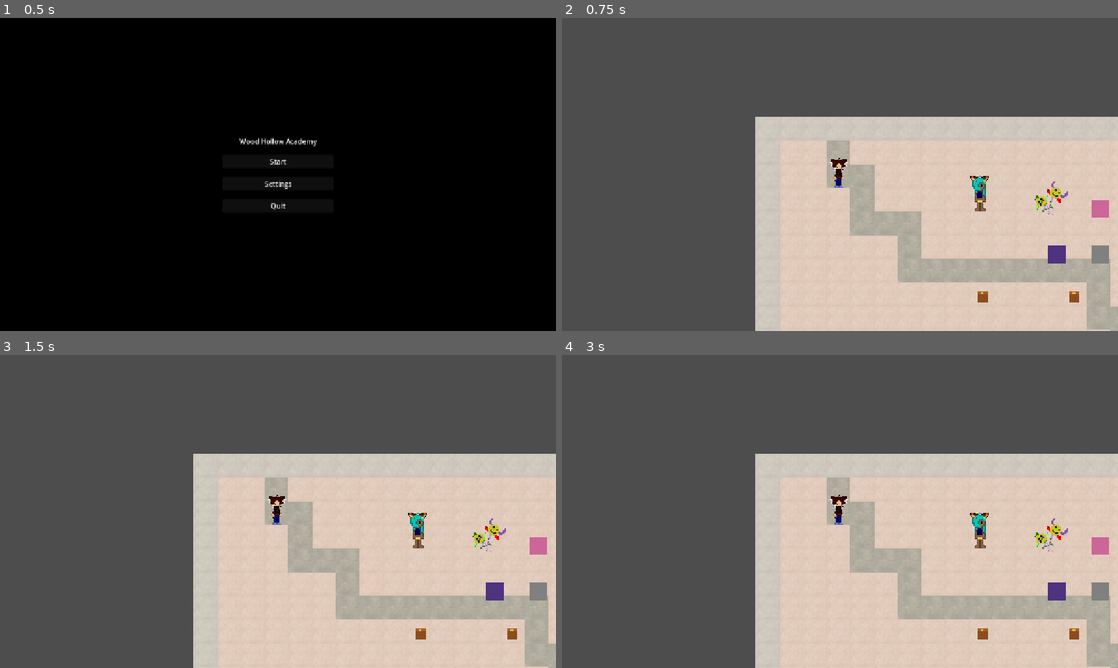
Above: before the commit, frames 1-4 (two rows, left to right).
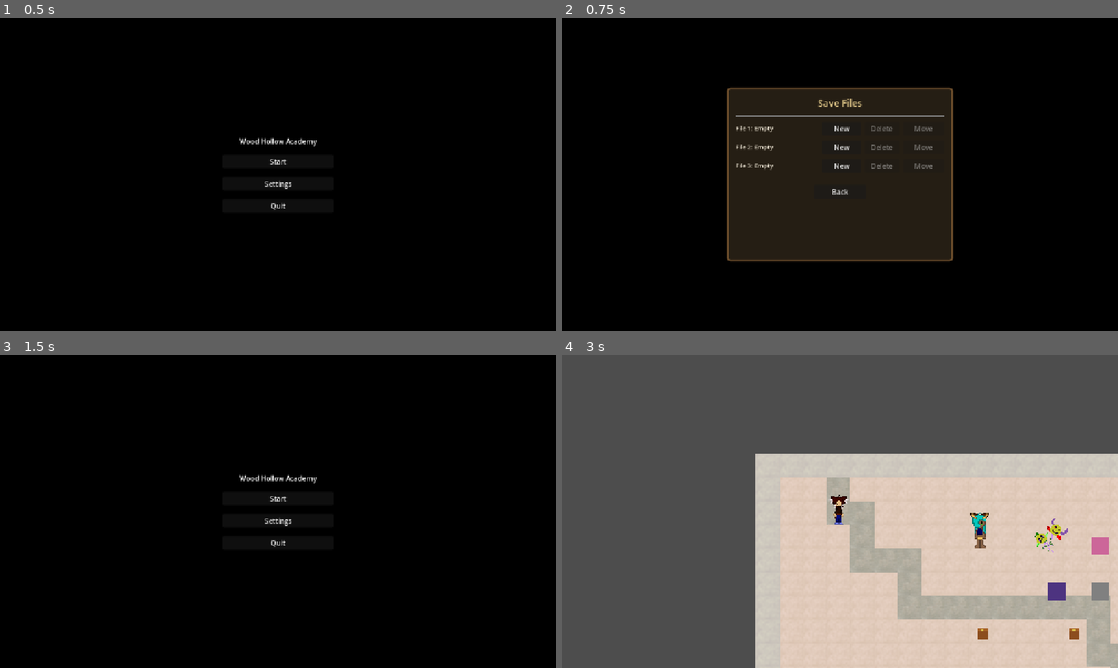
Above: after the commit, the same moments.

Repository: ki-krpto/Wood-Hollow-Academy
Game: Godot game, scene res://root.tscn
The game is run twice, just before and just after one commit, with the same random seed, the same clock (stepped at 60 frames per second) and the same inputs.
Inputs (mouse positions are in pixels of both pictures, inside the frame that each line leads up to):
- Up to frame 1 (0.5 s): no input
- Up to frame 2 (0.75 s): click "Start" at 0.5 s
- Up to frame 3 (1.5 s): click (278, 530) at 1.25 s, where only the run after the commit has a clickable "Back"
- Up to frame 4 (3 s): click (840, 498) at 2 s, where only the run after the commit has a clickable "Start"; click (840, 464) at 2.75 s, where only the run after the commit has a clickable "New"

Frame 1 is identical in both runs. In frame 2, 100% of the frame differs, in the area x 0-100%, y 0-100%; in frame 3, 100%; in frame 4, nothing differs.

Commit message:
save file

Diff:
--- a/assets/global/game_manager.gd
+++ b/assets/global/game_manager.gd
@@ -1,4 +1,6 @@
 extends Node
+
+const SAVE_SLOT_COUNT := 3
 
 var player_data: Dictionary = {}
 var attacks_data: Dictionary = {}
@@ -8,6 +10,8 @@
 var defeated_enemies: Array[String] = []
 var inventory: Array[Dictionary] = []
 var overworld_position: Vector2 = Vector2.ZERO
+var active_save_slot: int = -1
+var _default_player_data: Dictionary = {}
 
 signal inventory_changed
 signal dialogue_started(lines: Array[String])
@@ -15,8 +19,13 @@
 
 func _ready():
 	load_all_data()
+	_default_player_data = player_data.duplicate(true)
 
 func load_all_data():
+	player_data.clear()
+	attacks_data.clear()
+	enemies_data.clear()
+	items_data.clear()
 	load_json("res://assets/jason/player.json", player_data)
 	load_json("res://assets/jason/attacks.json", attacks_data)
 	load_json("res://assets/jason/enemies.json", enemies_data)
@@ -35,9 +44,7 @@
 	return {}
 
 func save_player_data():
-	var file = FileAccess.open("res://assets/jason/player.json", FileAccess.WRITE)
-	if file:
-		file.store_string(JSON.new().stringify(player_data, "\t"))
+	save_current_slot()
 
 func heal_player(amount: int):
 	player_data["hp"] = min(player_data["hp"] + amount, player_data["max_hp"])
@@ -81,6 +88,7 @@
 	var player := get_tree().get_first_node_in_group("player") as Node2D
 	if player:
 		overworld_position = player.position
+	save_current_slot()
 	change_scene("res://battle/battle.tscn")
 
 func change_scene(path: String) -> void:
@@ -99,9 +107,11 @@
 		if entry.get("name") == item_name:
 			entry["count"] = entry.get("count", 1) + 1
 			inventory_changed.emit()
+			save_current_slot()
 			return true
 	inventory.append({"name": item_name, "count": 1})
 	inventory_changed.emit()
+	save_current_slot()
 	return true
 
 func use_item(item_name: String) -> bool:
@@ -114,6 +124,7 @@
 				if inventory[i]["count"] <= 0:
 					inventory.remove_at(i)
 				inventory_changed.emit()
+				save_current_slot()
 			return success
 	return false
 
@@ -150,3 +161,178 @@
 
 func end_dialogue():
 	dialogue_finished.emit()
+
+func get_save_slot_path(slot: int) -> String:
+	return "user://save_slot_%d.json" % (slot + 1)
+
+func has_save_slot(slot: int) -> bool:
+	if slot < 0 or slot >= SAVE_SLOT_COUNT:
+		return false
+	return FileAccess.file_exists(get_save_slot_path(slot))
+
+func get_save_slot_summary(slot: int) -> Dictionary:
+	var result := {
+		"exists": false,
+		"name": "---",
+		"level": 0,
+		"gold": 0
+	}
+	if not has_save_slot(slot):
+		return result
+
+	var file = FileAccess.open(get_save_slot_path(slot), FileAccess.READ)
+	if file == null:
+		return result
+	var json = JSON.new()
+	var err = json.parse(file.get_as_text())
+	if err != OK or typeof(json.data) != TYPE_DICTIONARY:
+		return result
+
+	var save_data: Dictionary = json.data
+	var saved_player: Dictionary = save_data.get("player_data", {})
+	result["exists"] = true
+	result["name"] = str(saved_player.get("name", "Hero"))
+	result["level"] = int(saved_player.get("level", 1))
+	result["gold"] = int(saved_player.get("gold", 0))
+	return result
+
+func create_new_save(slot: int) -> bool:
+	if slot < 0 or slot >= SAVE_SLOT_COUNT:
+		return false
+	player_data = _default_player_data.duplicate(true)
+	current_enemy = ""
+	defeated_enemies.clear()
+	inventory.clear()
+	overworld_position = Vector2.ZERO
+	active_save_slot = slot
+	inventory_changed.emit()
+	return save_current_slot()
+
+func load_save_slot(slot: int) -> bool:
+	if slot < 0 or slot >= SAVE_SLOT_COUNT:
+		return false
+	var file = FileAccess.open(get_save_slot_path(slot), FileAccess.READ)
+	if file == null:
+		return false
+	var json = JSON.new()
+	var err = json.parse(file.get_as_text())
+	if err != OK or typeof(json.data) != TYPE_DICTIONARY:
+		return false
+
+	var save_data: Dictionary = json.data
+	_apply_save_data(save_data)
+	active_save_slot = slot
+	inventory_changed.emit()
+	return true
+
+func delete_save_slot(slot: int) -> bool:
+	if slot < 0 or slot >= SAVE_SLOT_COUNT:
+		return false
+	if not has_save_slot(slot):
+		return true
+	var dir = DirAccess.open("user://")
+	if dir == null:
+		return false
+	var err = dir.remove(get_save_slot_path(slot).get_file())
+	if err != OK:
+		return false
+	if active_save_slot == slot:
+		active_save_slot = -1
+	return true
+
+func move_save_slot(from_slot: int, to_slot: int) -> bool:
+	if from_slot == to_slot:
+		return true
+	if from_slot < 0 or from_slot >= SAVE_SLOT_COUNT:
+		return false
+	if to_slot < 0 or to_slot >= SAVE_SLOT_COUNT:
+		return false
+	if not has_save_slot(from_slot):
+		return false
+
+	var source_data = _read_save_file(from_slot)
+	if source_data.is_empty():
+		return false
+	var target_exists = has_save_slot(to_slot)
+	var target_data := {}
+	if target_exists:
+		target_data = _read_save_file(to_slot)
+		if target_data.is_empty():
+			return false
+
+	if not _write_save_file(to_slot, source_data):
+		return false
+
+	if target_exists:
+		if not _write_save_file(from_slot, target_data):
+			return false
+	else:
+		if not delete_save_slot(from_slot):
+			return false
+
+	if active_save_slot == from_slot:
+		active_save_slot = to_slot
+	elif active_save_slot == to_slot and target_exists:
+		active_save_slot = from_slot
+	return true
+
+func save_current_slot() -> bool:
+	if active_save_slot < 0 or active_save_slot >= SAVE_SLOT_COUNT:
+		return false
+	var save_data := {
+		"player_data": player_data,
+		"inventory": inventory,
+		"defeated_enemies": defeated_enemies,
+		"overworld_position": {
+			"x": overworld_position.x,
+			"y": overworld_position.y
+		}
+	}
+	return _write_save_file(active_save_slot, save_data)
+
+func _read_save_file(slot: int) -> Dictionary:
+	var file = FileAccess.open(get_save_slot_path(slot), FileAccess.READ)
+	if file == null:
+		return {}
+	var json = JSON.new()
+	var err = json.parse(file.get_as_text())
+	if err != OK or typeof(json.data) != TYPE_DICTIONARY:
+		return {}
+	return json.data
+
+func _write_save_file(slot: int, save_data: Dictionary) -> bool:
+	var file = FileAccess.open(get_save_slot_path(slot), FileAccess.WRITE)
+	if file == null:
+		return false
+	file.store_string(JSON.stringify(save_data, "\t"))
+	return true
+
+func _apply_save_data(save_data: Dictionary) -> void:
+	var saved_player = save_data.get("player_data", {})
+	if typeof(saved_player) == TYPE_DICTIONARY:
+		player_data = (saved_player as Dictionary).duplicate(true)
+	else:
+		player_data = _default_player_data.duplicate(true)
+
+	var saved_inventory = save_data.get("inventory", [])
+	inventory.clear()
+	if typeof(saved_inventory) == TYPE_ARRAY:
+		for entry in saved_inventory:
+			if typeof(entry) == TYPE_DICTIONARY:
+				inventory.append((entry as Dictionary).duplicate(true))
+
+	var saved_defeated = save_data.get("defeated_enemies", [])
+	defeated_enemies.clear()
+	if typeof(saved_defeated) == TYPE_ARRAY:
+		for enemy_id in saved_defeated:
+			defeated_enemies.append(str(enemy_id))
+
+	var saved_pos = save_data.get("overworld_position", {})
+	if typeof(saved_pos) == TYPE_DICTIONARY:
+		overworld_position = Vector2(
+			float((saved_pos as Dictionary).get("x", 0.0)),
+			float((saved_pos as Dictionary).get("y", 0.0))
+		)
+	else:
+		overworld_position = Vector2.ZERO
+	current_enemy = ""
--- a/assets/maps/player.gd
+++ b/assets/maps/player.gd
@@ -92,6 +92,7 @@
 		move_progress += delta * (SPEED / TILE_SIZE)
 		if move_progress >= 1.0:
 			position = target
+			GameManager.overworld_position = position
 			moving = false
 			move_timer = MOVE_DELAY
 		else:
@@ -834,5 +835,6 @@
 	if pause_ui:
 		pause_ui.queue_free()
 		pause_ui = null
-	GameManager.overworld_position = Vector2.ZERO
+	GameManager.overworld_position = position
+	GameManager.save_current_slot()
 	GameManager.change_scene("res://main_menu.tscn")
--- a/battle/battle.gd
+++ b/battle/battle.gd
@@ -668,6 +668,7 @@
 	if not GameManager.defeated_enemies.has(GameManager.current_enemy):
 		GameManager.defeated_enemies.append(GameManager.current_enemy)
 	GameManager.current_enemy = ""
+	GameManager.save_current_slot()
 	await get_tree().create_timer(2.0).timeout
 	return_to_overworld()
 
@@ -723,6 +724,7 @@
 	show_message("You were defeated...")
 	GameManager.player_data["hp"] = GameManager.player_data.get("max_hp", 100)
 	GameManager.current_enemy = ""
+	GameManager.save_current_slot()
 	await get_tree().create_timer(2.0).timeout
 	return_to_overworld()
 
--- a/main_menu.gd
+++ b/main_menu.gd
@@ -4,13 +4,21 @@
 var res_label: Label = null
 var fs_label: Label = null
 var vol_label: Label = null
+var save_panel: PanelContainer = null
+var move_hint_label: Label = null
+var save_slot_labels: Array[Label] = []
+var save_slot_play_buttons: Array[Button] = []
+var save_slot_delete_buttons: Array[Button] = []
+var save_slot_move_buttons: Array[Button] = []
+var move_source_slot: int = -1
 
 func _ready():
 	MusicManager.play_menu()
 	_build_settings_panel()
+	_build_save_panel()
 
 func _on_start_button_pressed():
-	GameManager.change_scene("res://scene.tscn")
+	_open_save_menu()
 
 func _on_settings_button_pressed():
 	settings_panel.visible = true
@@ -162,6 +170,168 @@
 	back_btn.pressed.connect(_on_settings_back)
 	btn_row.add_child(back_btn)
 
+func _build_save_panel():
+	save_panel = PanelContainer.new()
+	save_panel.visible = false
+	save_panel.set_anchors_preset(Control.PRESET_CENTER)
+	save_panel.offset_left = -260
+	save_panel.offset_top = -200
+	save_panel.offset_right = 260
+	save_panel.offset_bottom = 200
+	add_child(save_panel)
+
+	var style = StyleBoxFlat.new()
+	style.bg_color = Color(0.15, 0.12, 0.08, 0.97)
+	style.border_color = Color(0.45, 0.32, 0.18, 1.0)
+	style.set_border_width_all(4)
+	style.set_corner_radius_all(6)
+	style.set_content_margin_all(20)
+	save_panel.add_theme_stylebox_override("panel", style)
+
+	var vbox = VBoxContainer.new()
+	vbox.add_theme_constant_override("separation", 12)
+	save_panel.add_child(vbox)
+
+	var title = Label.new()
+	title.text = "Save Files"
+	title.add_theme_font_size_override("font_size", 22)
+	title.add_theme_color_override("font_color", Color(0.9, 0.8, 0.55))
+	title.horizontal_alignment = HORIZONTAL_ALIGNMENT_CENTER
+	vbox.add_child(title)
+
+	vbox.add_child(HSeparator.new())
+
+	for slot in GameManager.SAVE_SLOT_COUNT:
+		var row = HBoxContainer.new()
+		row.add_theme_constant_override("separation", 8)
+		vbox.add_child(row)
+
+		var info_label = Label.new()
+		info_label.size_flags_horizontal = Control.SIZE_EXPAND_FILL
+		info_label.add_theme_font_size_override("font_size", 14)
+		info_label.add_theme_color_override("font_color", Color(0.95, 0.92, 0.85))
+		row.add_child(info_label)
+		save_slot_labels.append(info_label)
+
+		var play_btn = Button.new()
+		play_btn.custom_minimum_size = Vector2(90, 30)
+		play_btn.focus_mode = Control.FOCUS_NONE
+		play_btn.pressed.connect(_on_save_slot_play.bind(slot))
+		row.add_child(play_btn)
+		save_slot_play_buttons.append(play_btn)
+
+		var delete_btn = Button.new()
+		delete_btn.text = "Delete"
+		delete_btn.custom_minimum_size = Vector2(80, 30)
+		delete_btn.focus_mode = Control.FOCUS_NONE
+		delete_btn.pressed.connect(_on_save_slot_delete.bind(slot))
+		row.add_child(delete_btn)
+		save_slot_delete_buttons.append(delete_btn)
+
+		var move_btn = Button.new()
+		move_btn.custom_minimum_size = Vector2(95, 30)
+		move_btn.focus_mode = Control.FOCUS_NONE
+		move_btn.pressed.connect(_on_save_slot_move.bind(slot))
+		row.add_child(move_btn)
+		save_slot_move_buttons.append(move_btn)
+
+	move_hint_label = Label.new()
+	move_hint_label.add_theme_font_size_override("font_size", 13)
+	move_hint_label.add_theme_color_override("font_color", Color(0.9, 0.8, 0.55))
+	move_hint_label.horizontal_alignment = HORIZONTAL_ALIGNMENT_CENTER
+	move_hint_label.visible = false
+	vbox.add_child(move_hint_label)
+
+	vbox.add_child(HSeparator.new())
+
+	var btn_row = HBoxContainer.new()
+	btn_row.alignment = BoxContainer.ALIGNMENT_CENTER
+	btn_row.add_theme_constant_override("separation", 16)
+	vbox.add_child(btn_row)
+
+	var back_btn = Button.new()
+	back_btn.text = "Back"
+	back_btn.custom_minimum_size = Vector2(120, 32)
+	back_btn.focus_mode = Control.FOCUS_NONE
+	back_btn.pressed.connect(_close_save_menu)
+	btn_row.add_child(back_btn)
+
+	_refresh_save_menu()
+
+func _open_save_menu() -> void:
+	move_source_slot = -1
+	_refresh_save_menu()
+	save_panel.visible = true
+	get_node("VBoxContainer").visible = false
+
+func _close_save_menu() -> void:
+	move_source_slot = -1
+	save_panel.visible = false
+	get_node("VBoxContainer").visible = true
+
+func _refresh_save_menu() -> void:
+	if move_source_slot >= 0 and not GameManager.has_save_slot(move_source_slot):
+		move_source_slot = -1
+
+	for slot in GameManager.SAVE_SLOT_COUNT:
+		var summary: Dictionary = GameManager.get_save_slot_summary(slot)
+		var exists: bool = summary.get("exists", false)
+		var info_label := save_slot_labels[slot]
+		if exists:
+			info_label.text = "File %d: %s  Lv.%d  Gold %d" % [
+				slot + 1,
+				str(summary.get("name", "Hero")),
+				int(summary.get("level", 1)),
+				int(summary.get("gold", 0))
+			]
+		else:
+			info_label.text = "File %d: Empty" % (slot + 1)
+
+		save_slot_play_buttons[slot].text = "Continue" if exists else "New"
+		save_slot_delete_buttons[slot].disabled = not exists
+
+		var move_btn := save_slot_move_buttons[slot]
+		if move_source_slot == -1:
+			move_btn.text = "Move"
+			move_btn.disabled = not exists
+		elif move_source_slot == slot:
+			move_btn.text = "Cancel"
+			move_btn.disabled = false
+		else:
+			move_btn.text = "Move Here"
+			move_btn.disabled = false
+
+	if move_hint_label:
+		move_hint_label.visible = move_source_slot != -1
+		if move_source_slot != -1:
+			move_hint_label.text = "Moving File %d: choose destination." % (move_source_slot + 1)
+
+func _on_save_slot_play(slot: int) -> void:
+	var loaded: bool
+	if GameManager.has_save_slot(slot):
+		loaded = GameManager.load_save_slot(slot)
+	else:
+		loaded = GameManager.create_new_save(slot)
+	if loaded:
+		GameManager.change_scene("res://scene.tscn")
+
+func _on_save_slot_delete(slot: int) -> void:
+	GameManager.delete_save_slot(slot)
+	if move_source_slot == slot:
+		move_source_slot = -1
+	_refresh_save_menu()
+
+func _on_save_slot_move(slot: int) -> void:
+	if move_source_slot == -1:
+		if GameManager.has_save_slot(slot):
+			move_source_slot = slot
+	elif move_source_slot == slot:
+		move_source_slot = -1
+	else:
+		GameManager.move_save_slot(move_source_slot, slot)
+		move_source_slot = -1
+	_refresh_save_menu()
+
 func _on_res_left():
 	ScreenManager.cycle_resolution(-1)
 	res_label.text = ScreenManager.get_resolution_text()
